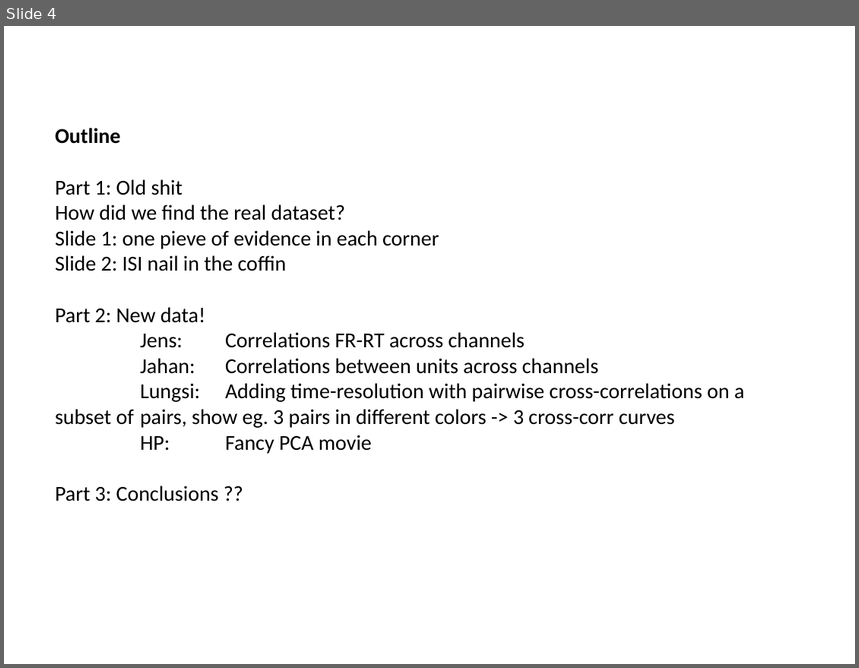
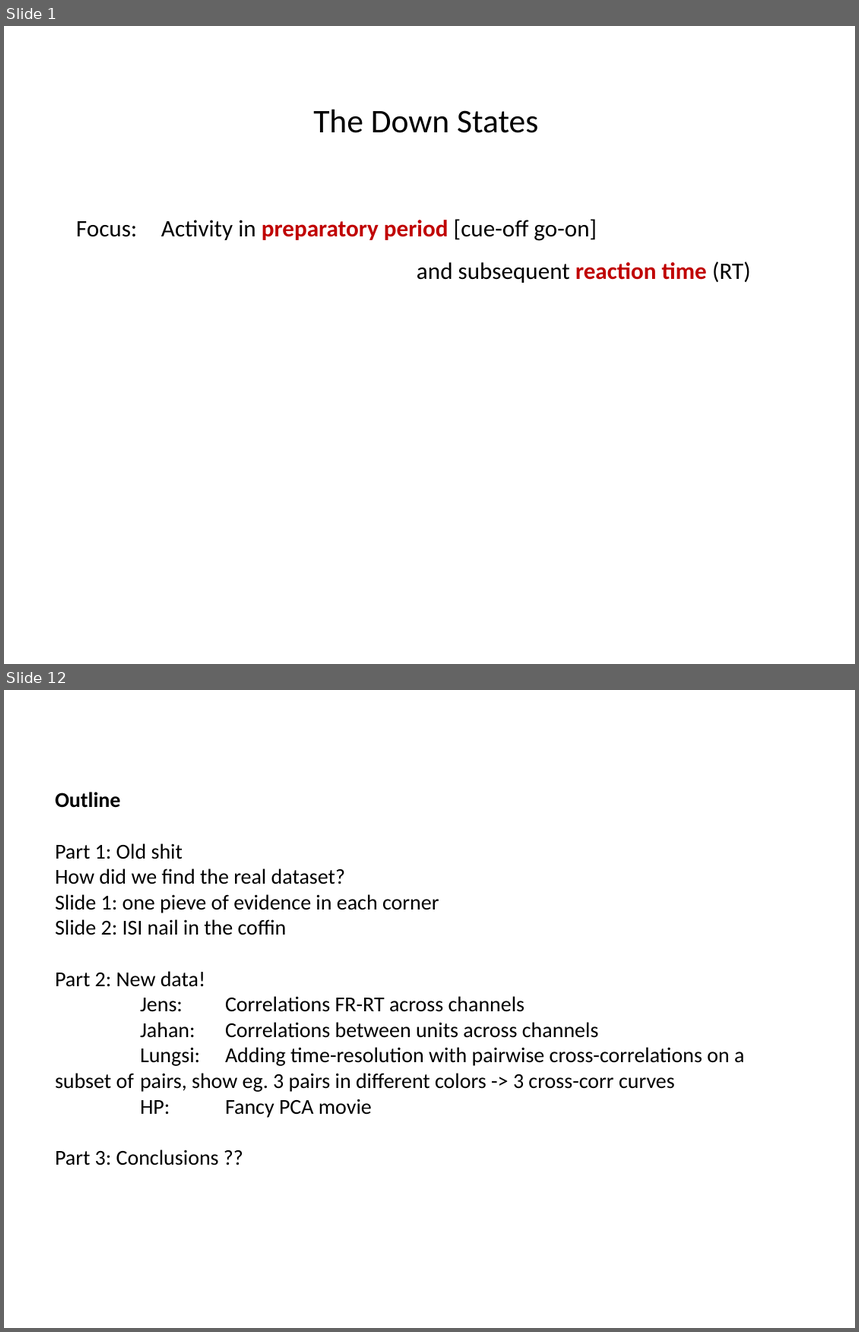
Before and after one commit to ANDA-DownStates/analysis, a slide deck: Final presentation/_Final presentation.pptx. Shown one above the other, each under a label of ours: slide 4 before the commit, slides 1 and 12 after it; the slides between them are not shown. The pictures are 859x668 and 859x1332 pixels, drawn with LibreOffice and Linux fonts; fonts in the diff are those of the drawing. Boxes give left, top, right and bottom in pixels: in the first picture for what was removed or moved away, otherwise in the second. Text is boxed around its words. In the diff, an @@ line names an element or a change of style, - is before the commit and + after.

```diff
--- a/Final presentation/_Final presentation.pptx
+++ b/Final presentation/_Final presentation.pptx
@@ slide 1 added at (4, 26, 855, 664), background #FFFFFF @@
@@ text added at (76, 109, 751, 283), 20 pt, text #000000 @@
+The Down States
+Focus: Activity in preparatory period [cue-off go-on]
+and subsequent reaction time (RT)
@@ what was slide 4 is now slide 12 @@
```
Also in this commit, not shown: 10 other slides added, 3 slides removed.
